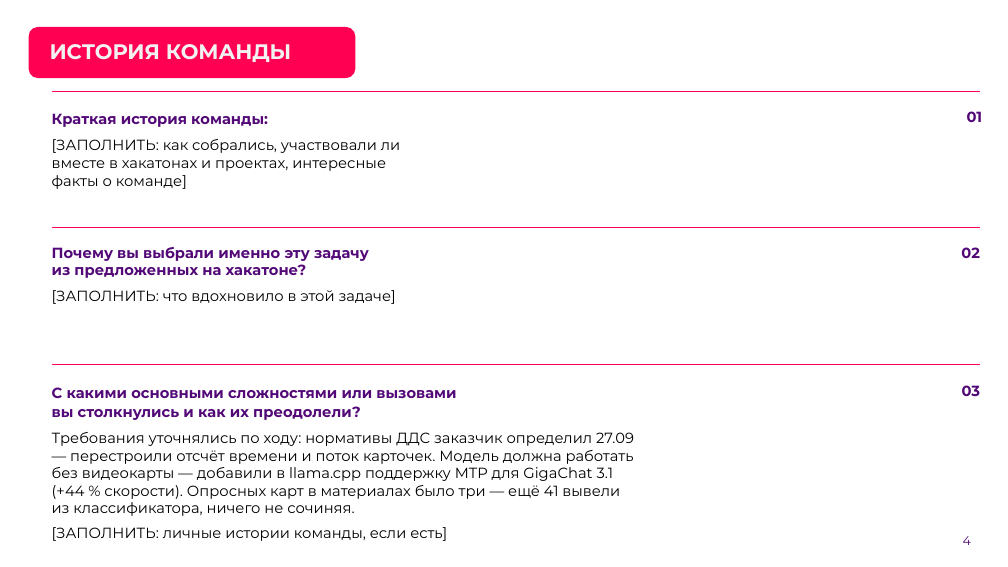
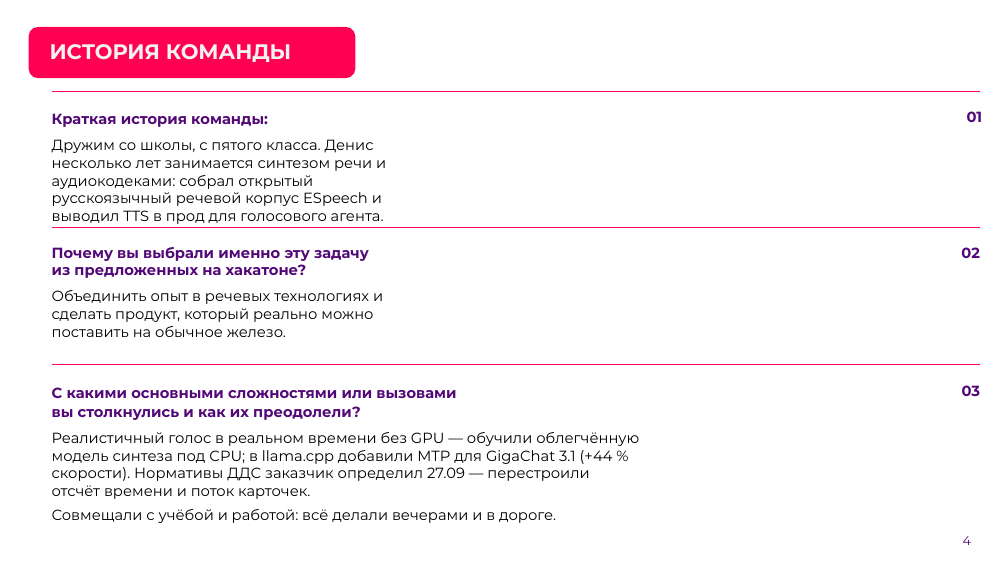
Before and after one commit to Den4ikAI/arm112-trainer_final, a slide deck: slide 4 of docs/презентация.pptx. Drawn at 1008x567 pixels with LibreOffice and Linux fonts; fonts in the diff are those of the drawing; background and template pictures are left out. Boxes give left, top, right and bottom in pixels: in the first picture for what was removed or moved away, otherwise in the second. Text is boxed around its words. In the diff, an @@ line names an element or a change of style, - is before the commit and + after.

```diff
--- a/docs/презентация.pptx
+++ b/docs/презентация.pptx
@@ text at (52, 139, 386, 224): text changed @@
-[ЗАПОЛНИТЬ: как собрались, участвовали ли вместе в хакатонах и проектах, интересные факты о команде]
+Дружим со школы, с пятого класса. Денис несколько лет занимается синтезом речи и аудиокодеками: собрал открытый русскоязычный речевой корпус ESpeech и выводил TTS в прод для голосового агента.
@@ text at (52, 290, 383, 337): text changed @@
-[ЗАПОЛНИТЬ: что вдохновило в этой задаче]
+Объединить опыт в речевых технологиях и сделать продукт, который реально можно поставить на обычное железо.
@@ text at (52, 432, 639, 523): text changed @@
-Требования уточнялись по ходу: нормативы ДДС заказчик определил 27.09 — перестроили отсчёт времени и поток карточек. Модель должна работать без видеокарты — добавили в llama.cpp поддержку MTP для GigaChat 3.1 (+44 % скорости). Опросных карт в материалах было три — ещё 41 вывели из классификатора, ничего не сочиняя.
-[ЗАПОЛНИТЬ: личные истории команды, если есть]
+Реалистичный голос в реальном времени без GPU — обучили облегчённую модель синтеза под CPU; в llama.cpp добавили MTP для GigaChat 3.1 (+44 % скорости). Нормативы ДДС заказчик определил 27.09 — перестроили отсчёт времени и поток карточек.
+Совмещали с учёбой и работой: всё делали вечерами и в дороге.
```
Also in this commit, not shown: 2 other slides changed, 1 slide added, 1 slide removed, 4 other files.
